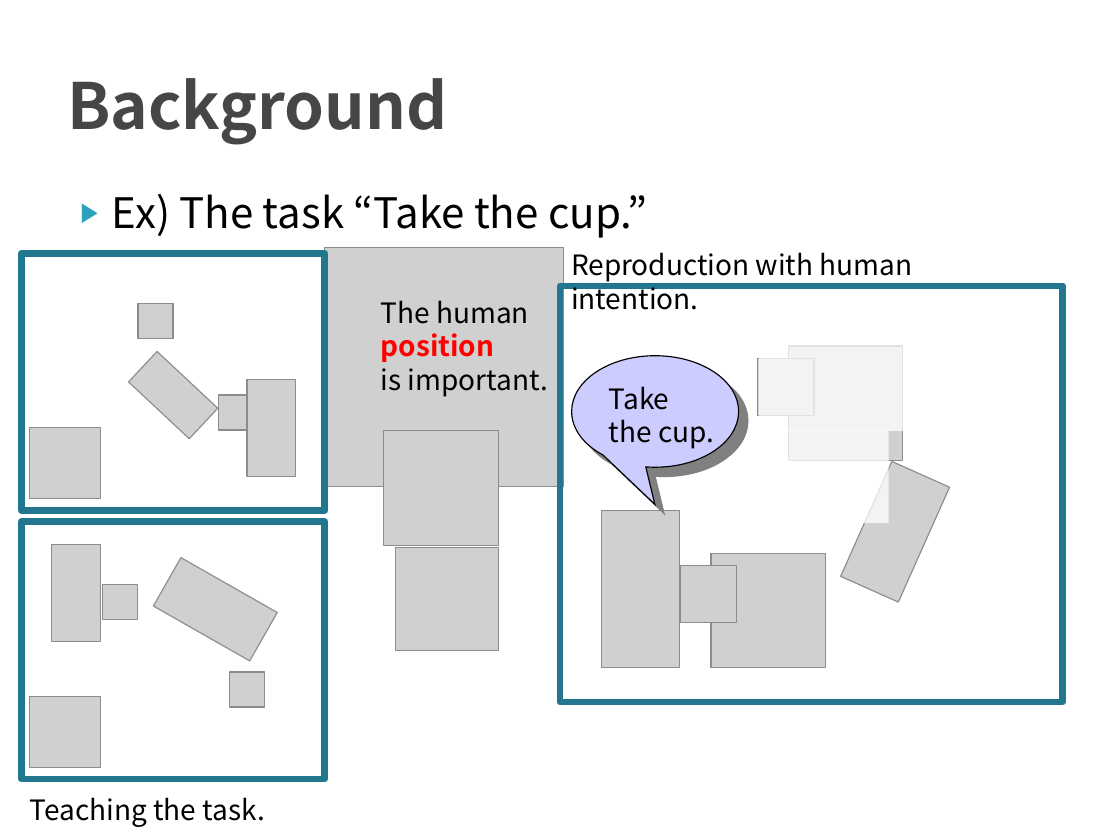
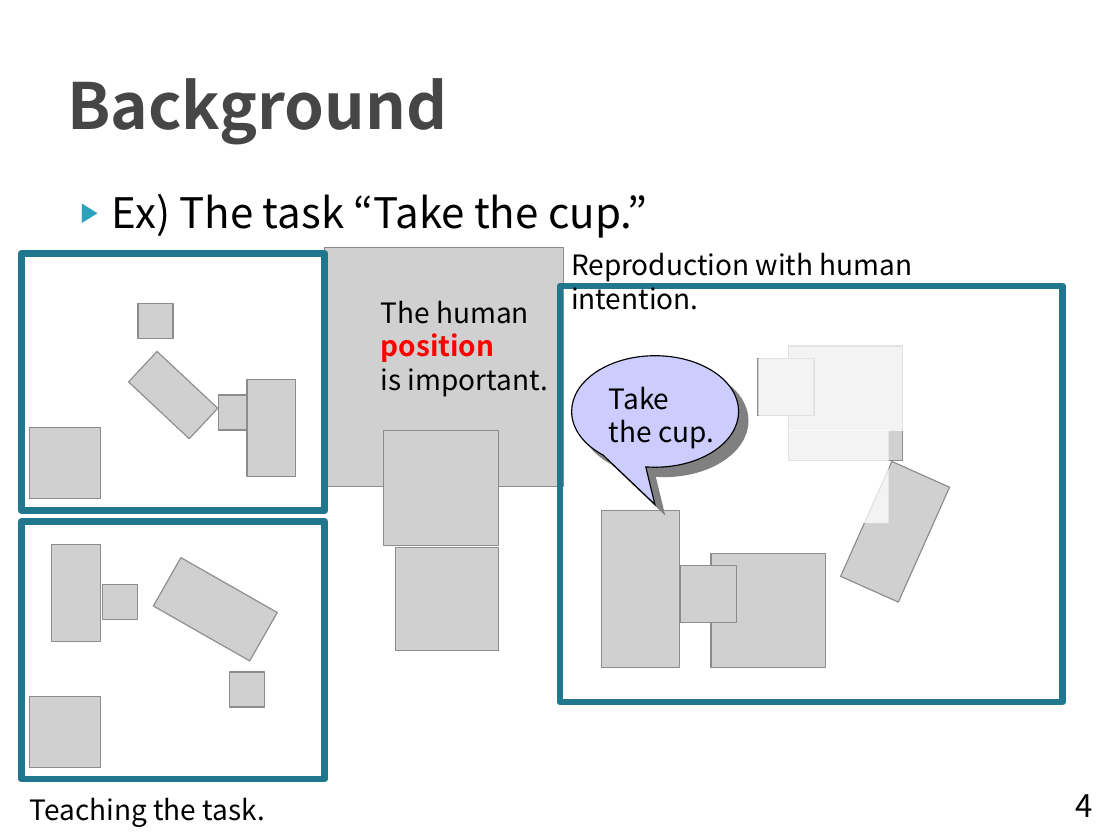
Before and after one commit to TetsuyaKomota/GitforEclipseTest, a slide deck: slide 4 of IntentionLearning/memo/Understanding Intentions(for seminar)_silde.pptx. Drawn at 1120x840 pixels with LibreOffice and Linux fonts; fonts in the diff are those of the drawing; grey boxes stand for pictures. Boxes give left, top, right and bottom in pixels: in the first picture for what was removed or moved away, otherwise in the second. Text is boxed around its words. In the diff, an @@ line names an element or a change of style, - is before the commit and + after.

```diff
--- a/IntentionLearning/memo/Understanding Intentions(for seminar)_silde.pptx
+++ b/IntentionLearning/memo/Understanding Intentions(for seminar)_silde.pptx
@@ page number added at (1076, 794, 1093, 817), 20 pt, text #000000 @@
+4
```
Also in this commit, not shown: 23 other slides changed, 1 slide added, 1 other file.
